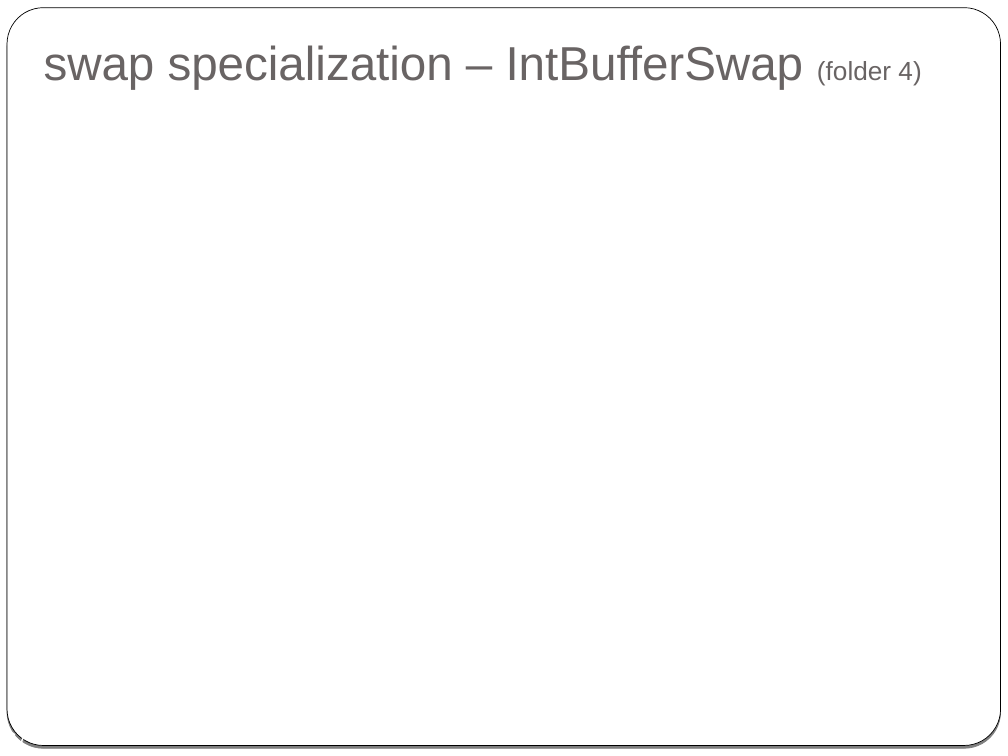
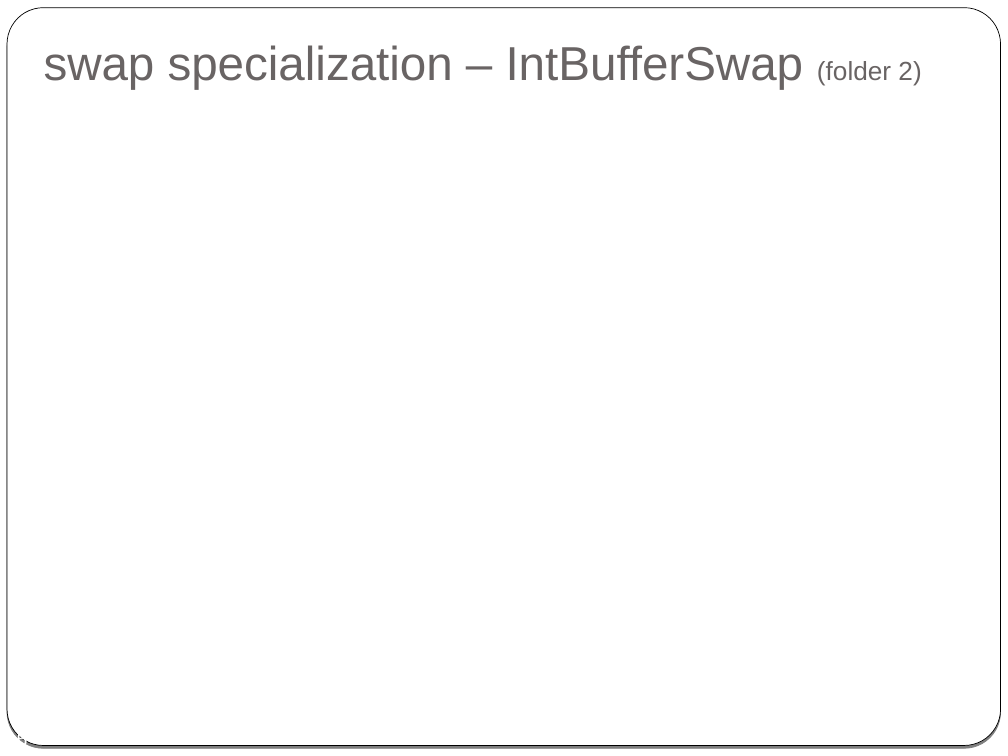
Before and after one commit to cpp-at-ariel/cpp-5778, a slide deck: slide 15 of week09-metaprogramming/slides.odp (slide 67 before the commit). Drawn at 1008x756 pixels with LibreOffice and Linux fonts; fonts in the diff are those of the drawing. Boxes give left, top, right and bottom in pixels: in the first picture for what was removed or moved away, otherwise in the second. Text is boxed around its words. In the diff, an @@ line names an element or a change of style, - is before the commit and + after.

```diff
--- a/week09-metaprogramming/slides.odp
+++ b/week09-metaprogramming/slides.odp
@@ title at (x1=44, y1=45, x2=921, y2=89): text changed @@
-swap specialization – IntBufferSwap (folder 4)
+swap specialization – IntBufferSwap (folder 2)
@@ page number at (x1=6, y1=731, x2=28, y2=745): text changed @@
-67
+15
```
Also in this commit, not shown: 7 other slides changed, 2 slides added, 53 slides removed, 16 other files.
